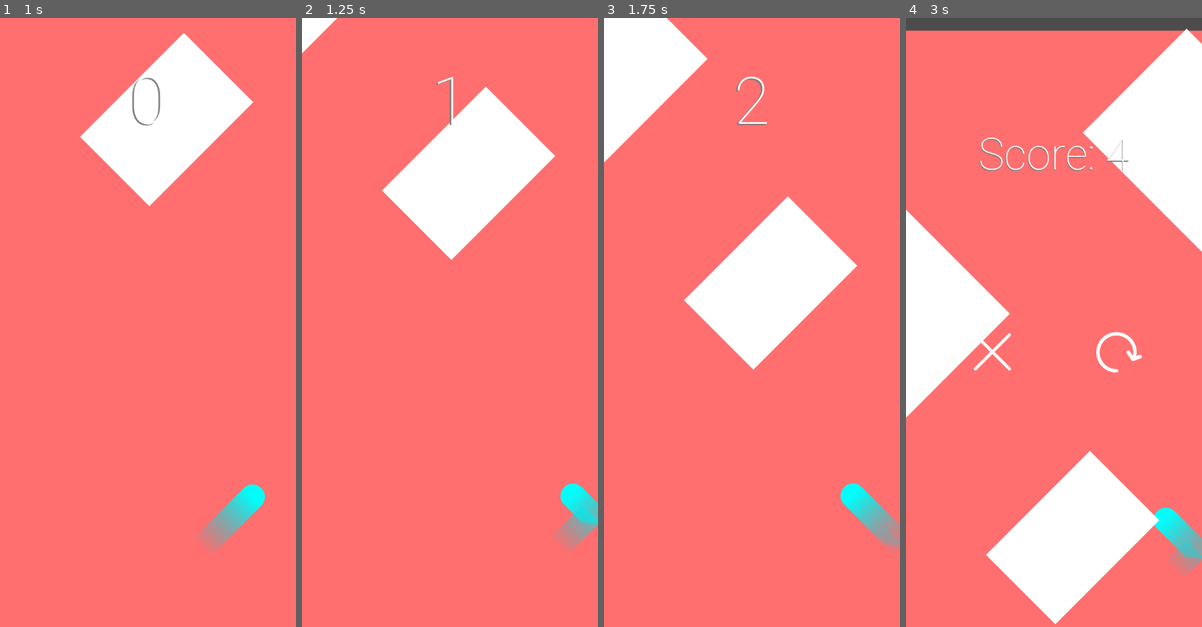
Above: before the commit, frames 1-4 (left to right).
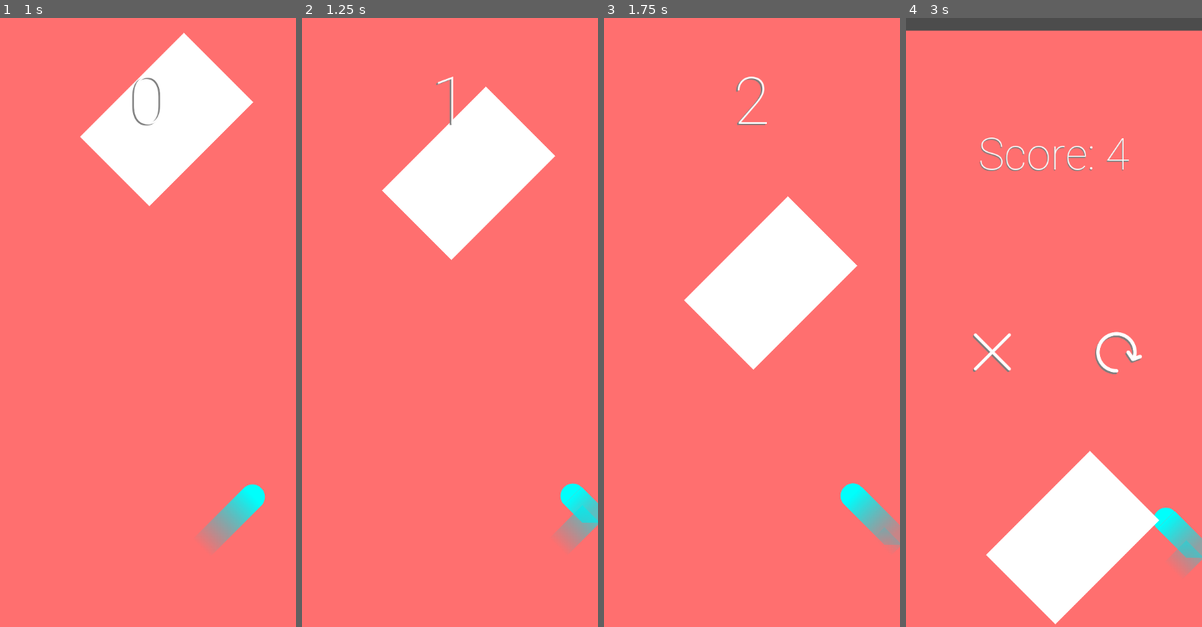
Above: after the commit, the same moments.

Repository: Arivval/Game-Project
Game: Godot game, scene res://main_scene.tscn
The game is run twice, just before and just after one commit, with the same random seed, the same clock (stepped at 60 frames per second) and the same inputs.
Inputs:
- Up to frame 1 (1 s): click "Tap to Start" at 0.5 s
- Up to frame 2 (1.25 s): no input
- Up to frame 3 (1.75 s): tap Space (switch_direction) at 1.35 s
- Up to frame 4 (3 s): tap Space (switch_direction) at 2.1, 2.85 s

Frame 1 is identical in both runs. In frame 2, 0.3% of the frame differs, in the area x 0-12%, y 0-6%; in frame 3, 4.9%; in frame 4, 14%, in the area x 0-100%, y 1-66%.

Commit message:
added shadow layer for restart and back button in the end game screen

Diff:
--- a/CanvasLayer.gd
+++ b/CanvasLayer.gd
@@ -58,6 +58,8 @@
 func show_end_screen():
 	$restart_button.show()
 	$back_button.show()
+	$restart_button2.show()
+	$back_button2.show()
 	$end_game/end_game_text.show()
 	$end_game/end_game_text_shadow.show()
 
@@ -65,6 +67,8 @@
 func hide_end_screen():
 	$restart_button.hide()
 	$back_button.hide()
+	$restart_button2.hide()
+	$back_button2.hide()
 	$end_game/end_game_text.hide()
 	$end_game/end_game_text_shadow.hide()
 
--- a/main_scene.tscn
+++ b/main_scene.tscn
@@ -7,6 +7,8 @@
 [ext_resource path="res://CanvasLayer.gd" type="Script" id=5]
 [ext_resource path="res://art/exit_button_white.png" type="Texture" id=6]
 [ext_resource path="res://art/restart_button_white.png" type="Texture" id=7]
+[ext_resource path="res://art/restart_button_grey.png" type="Texture" id=8]
+[ext_resource path="res://art/exit_button_grey.png" type="Texture" id=9]
 
 [sub_resource type="Gradient" id=1]
 colors = PoolColorArray( 0, 1, 0.992157, 1, 0, 0.8, 0.847059, 0 )
@@ -226,6 +228,21 @@
 "_edit_use_anchors_": false
 }
 
+[node name="restart_button2" type="Button" parent="CanvasLayer"]
+visible = false
+margin_left = 336.581
+margin_top = 565.515
+margin_right = 548.581
+margin_bottom = 772.515
+rect_scale = Vector2( 0.45, 0.45 )
+focus_mode = 0
+enabled_focus_mode = 0
+icon = ExtResource( 8 )
+flat = true
+__meta__ = {
+"_edit_use_anchors_": false
+}
+
 [node name="restart_button" type="Button" parent="CanvasLayer"]
 visible = false
 margin_left = 338.581
@@ -241,6 +258,21 @@
 "_edit_use_anchors_": false
 }
 
+[node name="back_button2" type="Button" parent="CanvasLayer"]
+visible = false
+margin_left = 113.425
+margin_top = 570.833
+margin_right = 325.425
+margin_bottom = 777.833
+rect_scale = Vector2( 0.4, 0.4 )
+focus_mode = 0
+enabled_focus_mode = 0
+icon = ExtResource( 9 )
+flat = true
+__meta__ = {
+"_edit_use_anchors_": false
+}
+
 [node name="back_button" type="Button" parent="CanvasLayer"]
 visible = false
 margin_left = 115.425
@@ -273,216 +305,6 @@
 shape = SubResource( 9 )
 
 [node name="ColorRect" type="ColorRect" parent="Obstacles/Obstacle"]
-margin_left = 430.0
-margin_top = 240.0
-margin_right = 609.0
-margin_bottom = 508.0
-__meta__ = {
-"_edit_use_anchors_": false
-}
-
-[node name="Obstacle2" type="Area2D" parent="Obstacles"]
-position = Vector2( -500.353, -1421.9 )
-rotation = 0.785398
-scale = Vector2( 2, 1 )
-__meta__ = {
-"_edit_group_": true
-}
-
-[node name="CollisionShape2D" type="CollisionShape2D" parent="Obstacles/Obstacle2"]
-position = Vector2( 520, 374 )
-shape = SubResource( 9 )
-
-[node name="ColorRect" type="ColorRect" parent="Obstacles/Obstacle2"]
-margin_left = 430.0
-margin_top = 240.0
-margin_right = 609.0
-margin_bottom = 508.0
-__meta__ = {
-"_edit_use_anchors_": false
-}
-
-[node name="Obstacle3" type="Area2D" parent="Obstacles"]
-position = Vector2( 75.5815, -1688.11 )
-rotation = 0.785398
-scale = Vector2( 2, 1 )
-__meta__ = {
-"_edit_group_": true
-}
-
-[node name="CollisionShape2D" type="CollisionShape2D" parent="Obstacles/Obstacle3"]
-position = Vector2( 520, 374 )
-shape = SubResource( 9 )
-
-[node name="ColorRect" type="ColorRect" parent="Obstacles/Obstacle3"]
-margin_left = 430.0
-margin_top = 240.0
-margin_right = 609.0
-margin_bottom = 508.0
-__meta__ = {
-"_edit_use_anchors_": false
-}
-
-[node name="Obstacle4" type="Area2D" parent="Obstacles"]
-position = Vector2( -277.353, -2320.85 )
-rotation = 0.785398
-scale = Vector2( 2, 1 )
-__meta__ = {
-"_edit_group_": true
-}
-
-[node name="CollisionShape2D" type="CollisionShape2D" parent="Obstacles/Obstacle4"]
-position = Vector2( 520, 374 )
-shape = SubResource( 9 )
-
-[node name="ColorRect" type="ColorRect" parent="Obstacles/Obstacle4"]
-margin_left = 430.0
-margin_top = 240.0
-margin_right = 609.0
-margin_bottom = 508.0
-__meta__ = {
-"_edit_use_anchors_": false
-}
-
-[node name="Obstacle5" type="Area2D" parent="Obstacles"]
-position = Vector2( -407.501, -3240.72 )
-rotation = 0.785398
-scale = Vector2( 2, 1.5 )
-__meta__ = {
-"_edit_group_": true
-}
-
-[node name="CollisionShape2D" type="CollisionShape2D" parent="Obstacles/Obstacle5"]
-position = Vector2( 520, 374 )
-shape = SubResource( 9 )
-
-[node name="ColorRect" type="ColorRect" parent="Obstacles/Obstacle5"]
-margin_left = 430.0
-margin_top = 240.0
-margin_right = 609.0
-margin_bottom = 508.0
-__meta__ = {
-"_edit_use_anchors_": false
-}
-
-[node name="Obstacle7" type="Area2D" parent="Obstacles"]
-position = Vector2( -386.995, -3830.01 )
-rotation = 0.785398
-scale = Vector2( 2, 1.5 )
-__meta__ = {
-"_edit_group_": true
-}
-
-[node name="CollisionShape2D" type="CollisionShape2D" parent="Obstacles/Obstacle7"]
-position = Vector2( 520, 374 )
-shape = SubResource( 9 )
-
-[node name="ColorRect" type="ColorRect" parent="Obstacles/Obstacle7"]
-margin_left = 430.0
-margin_top = 240.0
-margin_right = 609.0
-margin_bottom = 508.0
-__meta__ = {
-"_edit_use_anchors_": false
-}
-
-[node name="Obstacle9" type="Area2D" parent="Obstacles"]
-position = Vector2( -422.036, -4435.27 )
-rotation = 0.785398
-scale = Vector2( 2, 1.5 )
-__meta__ = {
-"_edit_group_": true
-}
-
-[node name="CollisionShape2D" type="CollisionShape2D" parent="Obstacles/Obstacle9"]
-position = Vector2( 520, 374 )
-shape = SubResource( 9 )
-
-[node name="ColorRect" type="ColorRect" parent="Obstacles/Obstacle9"]
-margin_left = 430.0
-margin_top = 240.0
-margin_right = 609.0
-margin_bottom = 508.0
-__meta__ = {
-"_edit_use_anchors_": false
-}
-
-[node name="Obstacle10" type="Area2D" parent="Obstacles"]
-position = Vector2( -441.15, -5183.88 )
-rotation = 0.785398
-scale = Vector2( 2, 1.5 )
-__meta__ = {
-"_edit_group_": true
-}
-
-[node name="CollisionShape2D" type="CollisionShape2D" parent="Obstacles/Obstacle10"]
-position = Vector2( 520, 374 )
-shape = SubResource( 9 )
-
-[node name="ColorRect" type="ColorRect" parent="Obstacles/Obstacle10"]
-margin_left = 430.0
-margin_top = 240.0
-margin_right = 609.0
-margin_bottom = 508.0
-__meta__ = {
-"_edit_use_anchors_": false
-}
-
-[node name="Obstacle6" type="Area2D" parent="Obstacles"]
-position = Vector2( 318.244, -3264.98 )
-rotation = 0.785398
-scale = Vector2( 2, 1.5 )
-__meta__ = {
-"_edit_group_": true
-}
-
-[node name="CollisionShape2D" type="CollisionShape2D" parent="Obstacles/Obstacle6"]
-position = Vector2( 520, 374 )
-shape = SubResource( 9 )
-
-[node name="ColorRect" type="ColorRect" parent="Obstacles/Obstacle6"]
-margin_left = 430.0
-margin_top = 240.0
-margin_right = 609.0
-margin_bottom = 508.0
-__meta__ = {
-"_edit_use_anchors_": false
-}
-
-[node name="Obstacle8" type="Area2D" parent="Obstacles"]
-position = Vector2( 269.754, -3859.67 )
-rotation = 0.785398
-scale = Vector2( 2, 1.5 )
-__meta__ = {
-"_edit_group_": true
-}
-
-[node name="CollisionShape2D" type="CollisionShape2D" parent="Obstacles/Obstacle8"]
-position = Vector2( 520, 374 )
-shape = SubResource( 9 )
-
-[node name="ColorRect" type="ColorRect" parent="Obstacles/Obstacle8"]
-margin_left = 430.0
-margin_top = 240.0
-margin_right = 609.0
-margin_bottom = 508.0
-__meta__ = {
-"_edit_use_anchors_": false
-}
-
-[node name="Obstacle11" type="Area2D" parent="Obstacles"]
-position = Vector2( 862.306, -5240.83 )
-rotation = 0.785398
-scale = Vector2( 1.6, 3 )
-__meta__ = {
-"_edit_group_": true
-}
-
-[node name="CollisionShape2D" type="CollisionShape2D" parent="Obstacles/Obstacle11"]
-position = Vector2( 520, 374 )
-shape = SubResource( 9 )
-
-[node name="ColorRect" type="ColorRect" parent="Obstacles/Obstacle11"]
 margin_left = 430.0
 margin_top = 240.0
 margin_right = 609.0
@@ -497,6 +319,8 @@
 [connection signal="restart_signal" from="CanvasLayer" to="." method="restart_game"]
 [connection signal="start_signal" from="CanvasLayer" to="." method="start_game"]
 [connection signal="button_down" from="CanvasLayer/start_button" to="CanvasLayer" method="_on_start_button_button_down"]
+[connection signal="pressed" from="CanvasLayer/restart_button2" to="CanvasLayer" method="_on_restart_button_pressed"]
 [connection signal="pressed" from="CanvasLayer/restart_button" to="CanvasLayer" method="_on_restart_button_pressed"]
+[connection signal="pressed" from="CanvasLayer/back_button2" to="CanvasLayer" method="_on_back_button_pressed"]
 [connection signal="pressed" from="CanvasLayer/back_button" to="CanvasLayer" method="_on_back_button_pressed"]
 [connection signal="timeout" from="Timer" to="." method="_on_Timer_timeout"]
Not shown: 1 places in main_scene.tscn that only renumber resources
